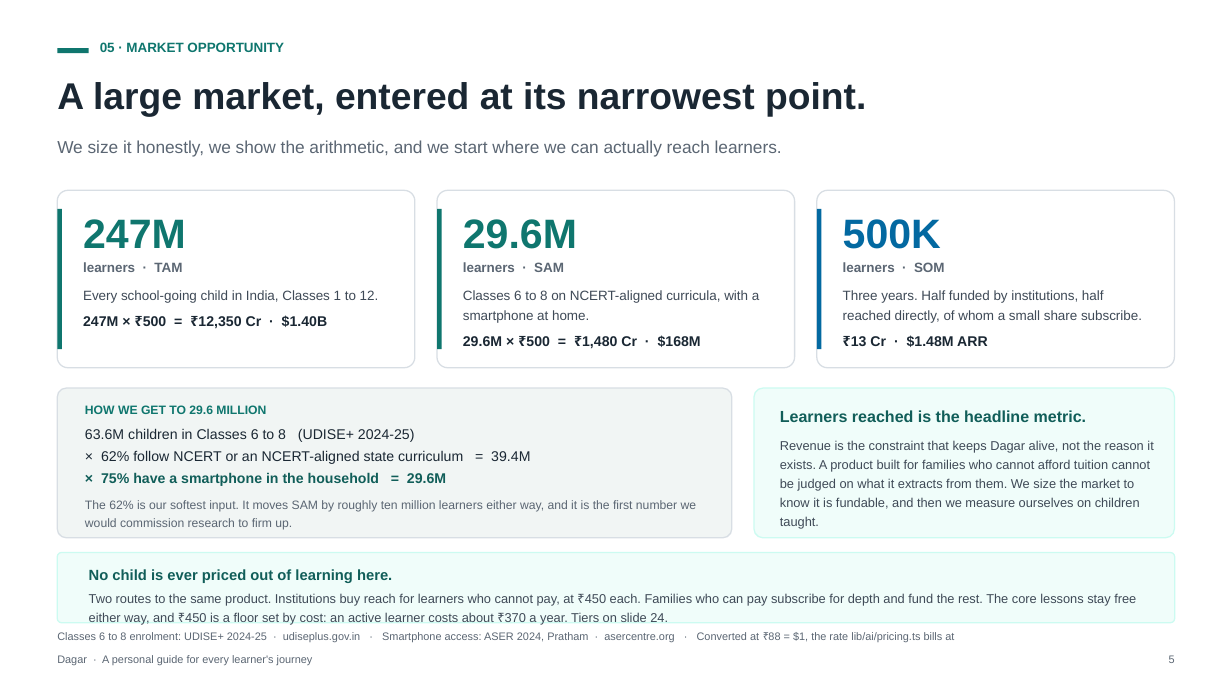
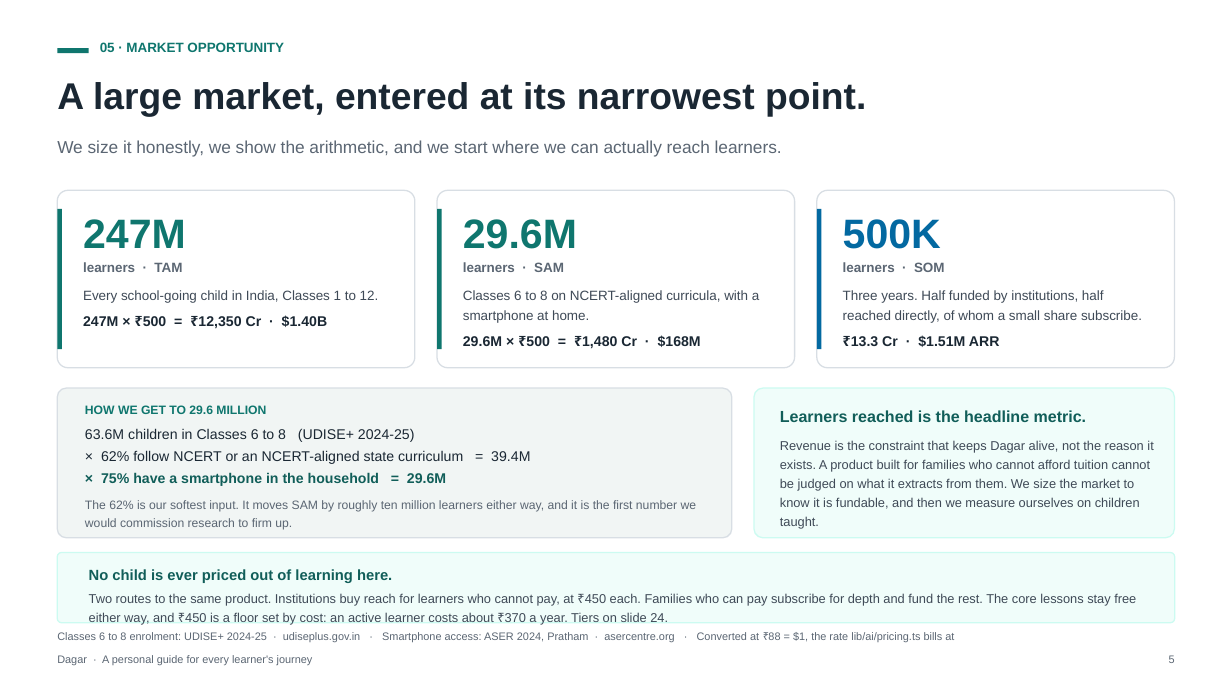
Before and after one commit to ap9650/dagar, a slide deck: slide 5 of docs/deck/Dagar-Pitch-Deck.pptx. Drawn at 1232x693 pixels with LibreOffice and Linux fonts; fonts in the diff are those of the drawing. Boxes give left, top, right and bottom in pixels: in the first picture for what was removed or moved away, otherwise in the second. Text is boxed around its words. In the diff, an @@ line names an element or a change of style, - is before the commit and + after.

```diff
--- a/docs/deck/Dagar-Pitch-Deck.pptx
+++ b/docs/deck/Dagar-Pitch-Deck.pptx
@@ text at (851,335,1000,347): text changed @@
-₹13 Cr · $1.48M ARR
+₹13.3 Cr · $1.51M ARR
```
Also in this commit, not shown: 1 other slide changed, 9 other files.
